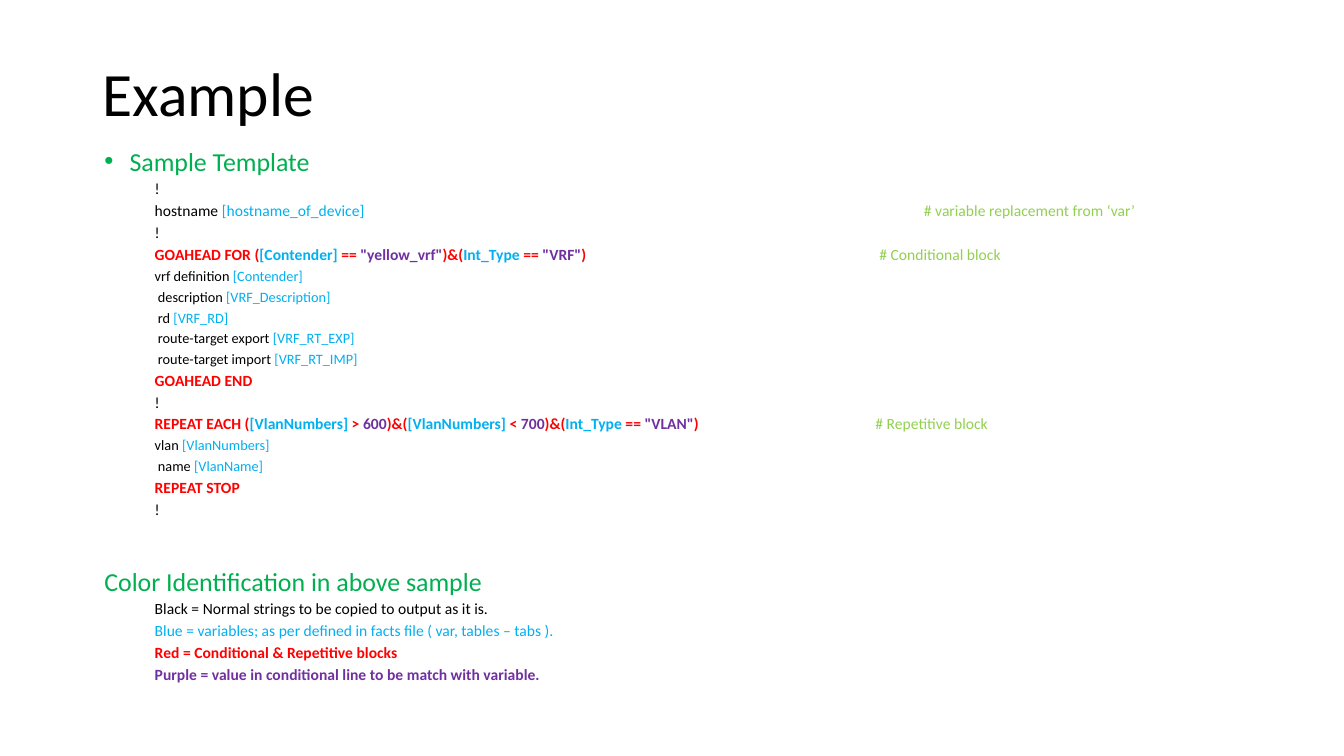
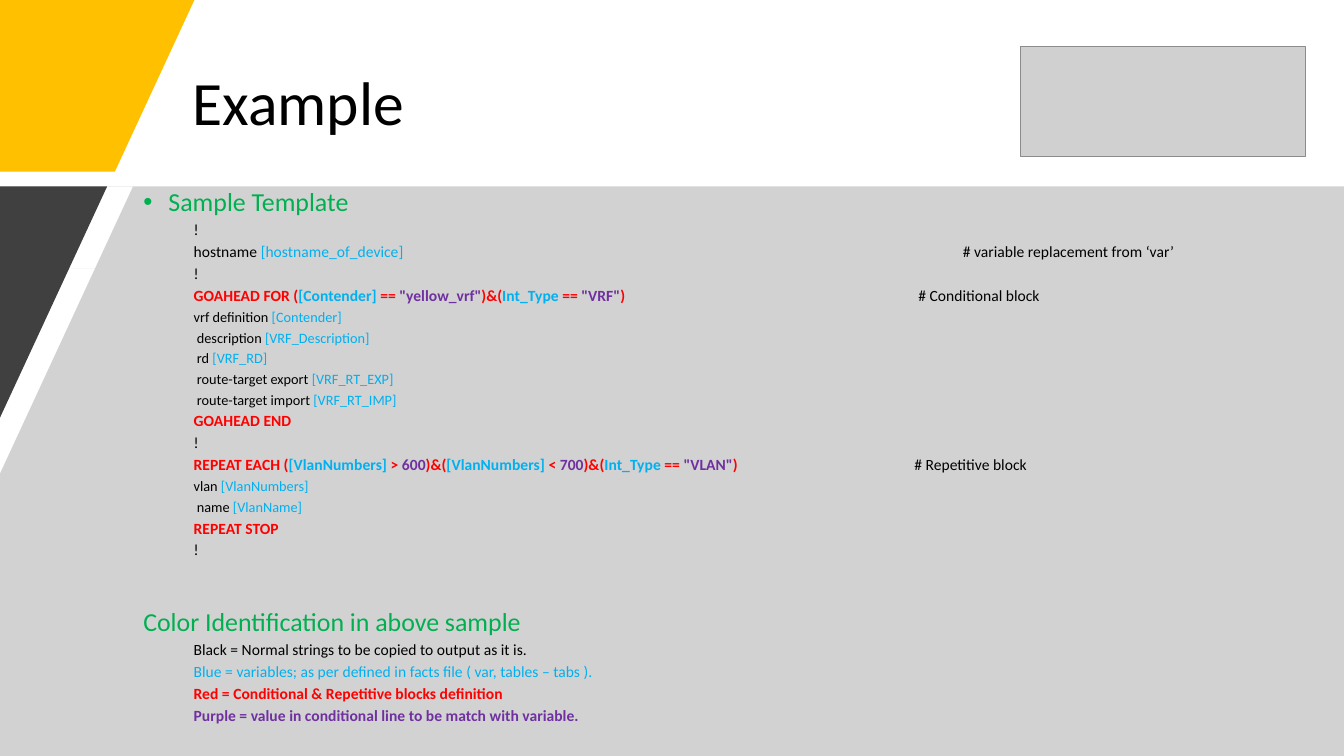
Before and after one commit to aliasgar1978/configs_generator, a slide deck: slide 6 of configs_generator.pptx. Drawn at 1344x756 pixels with LibreOffice and Linux fonts; fonts in the diff are those of the drawing; grey boxes stand for pictures. Boxes give left, top, right and bottom in pixels: in the first picture for what was removed or moved away, otherwise in the second. Text is boxed around its words. In the diff, an @@ line names an element or a change of style, - is before the commit and + after.

```diff
--- a/configs_generator.pptx
+++ b/configs_generator.pptx
@@ freeform shape added at (0,0,195,171), fill #FFC000 @@
@@ title "Example": place and size @@
-title "Example" at (102,73,313,126)
+title "Example" at (192,82,403,135)
@@ picture added at (1021,46,1306,156) @@
@@ freeform shape added at (0,187,1344,756), fill #A6A6A6 at 50% opacity @@
@@ freeform shape added at (0,187,107,417), fill #404040 @@
@@ text "Sample Template": place and size @@
-text "Sample Template" at (104,153,1001,683)
+text "Sample Template" at (143,193,1040,724)
@@ text at (194,245,1040,473): text colour #92D050 to #000000 in "# variable replacement from ‘var’", "# Conditional block", "# Repetitive block" @@
@@ text at (194,688,503,702): text changed @@
-  Red = Conditional & Repetitive blocks
+  Red = Conditional & Repetitive blocks definition
```
Also in this commit, not shown: 5 other slides changed, 4 slides added, 1 slide removed.
